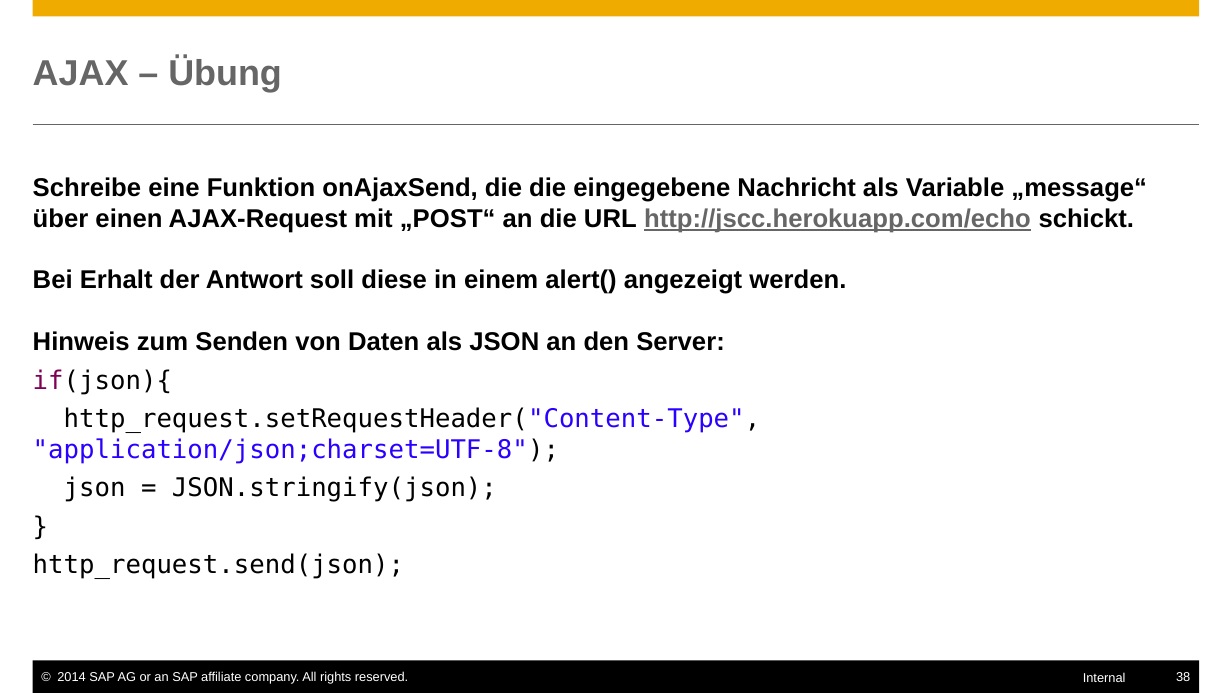
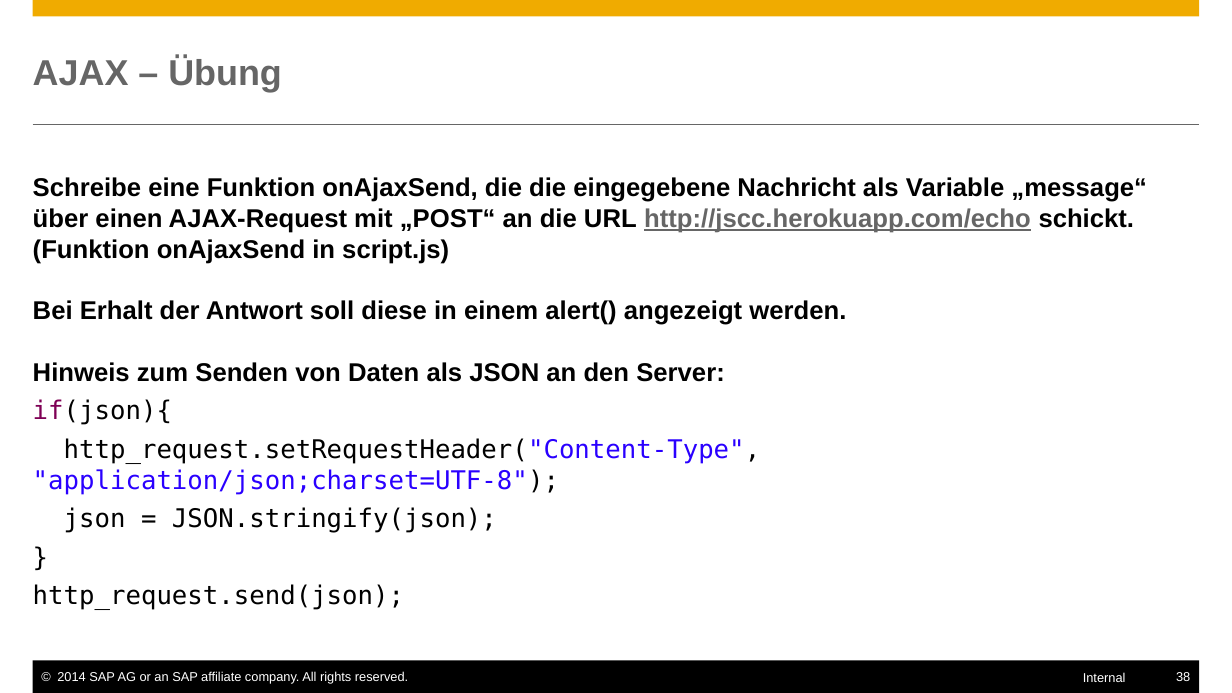
Before and after one commit to ofrendo/JSCrossCourse, a slide deck: slide 38 of JSCrosscourse.pptx. Drawn at 1232x693 pixels with LibreOffice and Linux fonts; fonts in the diff are those of the drawing. Boxes give left, top, right and bottom in pixels: in the first picture for what was removed or moved away, otherwise in the second. Text is boxed around its words. In the diff, an @@ line names an element or a change of style, - is before the commit and + after.

Commit message:
präsentation

```diff
--- a/JSCrosscourse.pptx
+++ b/JSCrosscourse.pptx
@@ text at (33,177,1147,264): text changed @@
-Schreibe eine Funktion onAjaxSend, die die eingegebene Nachricht als Variable „message“ über einen AJAX-Request mit „POST“ an die URL http://jscc.herokuapp.com/echo schickt.
+Schreibe eine Funktion onAjaxSend, die die eingegebene Nachricht als Variable „message“ über einen AJAX-Request mit „POST“ an die URL http://jscc.herokuapp.com/echo schickt. (Funktion onAjaxSend in script.js)
```
Also in this commit, not shown: 2 other slides changed.
